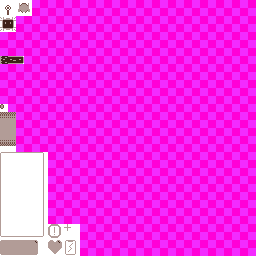
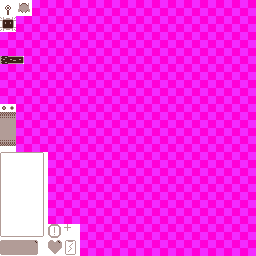
Layer changes from the first 256px x 256px image to the second:
added layer "Bullet" (1st of 2) above "Bullet" over [0, 104, 16, 112]
painted on "Bullet" (2nd of 2) over [0, 104, 16, 112]
painted on "Enemy" over [0, 104, 16, 112]
painted on "Background" over [0, 104, 16, 112]
